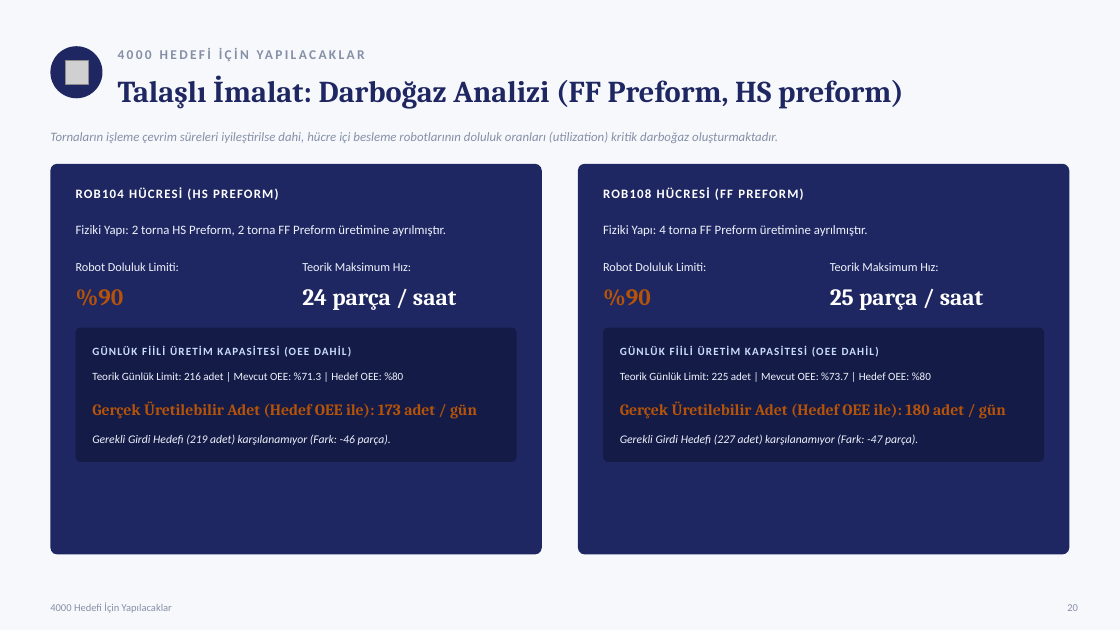
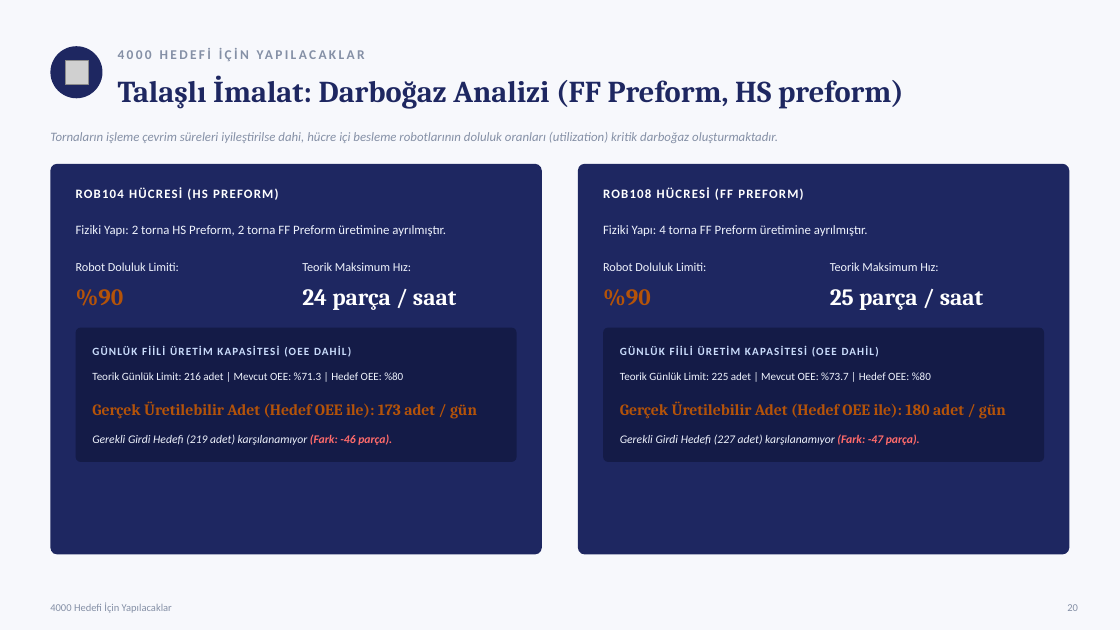
Before and after one commit to sgtdali/ManufUI, a slide deck: slide 21 of docs/sunumlar/Repkon-HF901-Ust-Yonetim-Sunumu-2026-07.pptx. Drawn at 1120x630 pixels with LibreOffice and Linux fonts; fonts in the diff are those of the drawing; grey boxes stand for pictures. Boxes give left, top, right and bottom in pixels: in the first picture for what was removed or moved away, otherwise in the second. Text is boxed around its words. In the diff, an @@ line names an element or a change of style, - is before the commit and + after.

```diff
--- a/docs/sunumlar/Repkon-HF901-Ust-Yonetim-Sunumu-2026-07.pptx
+++ b/docs/sunumlar/Repkon-HF901-Ust-Yonetim-Sunumu-2026-07.pptx
@@ text "Gerekli Girdi Hedefi (219 adet) ..." at (x1=92, y1=434, x2=392, y2=445): text colour #EEF2FC to #FF6B6B, bold on in "(Fark: -46 parça)." @@
@@ text "Gerekli Girdi Hedefi (227 adet) ..." at (x1=620, y1=434, x2=920, y2=445): text colour #EEF2FC to #FF6B6B, bold on in "(Fark: -47 parça)." @@
```
Also in this commit, not shown: 11 other slides changed, 3 slides added, 1 other file.
